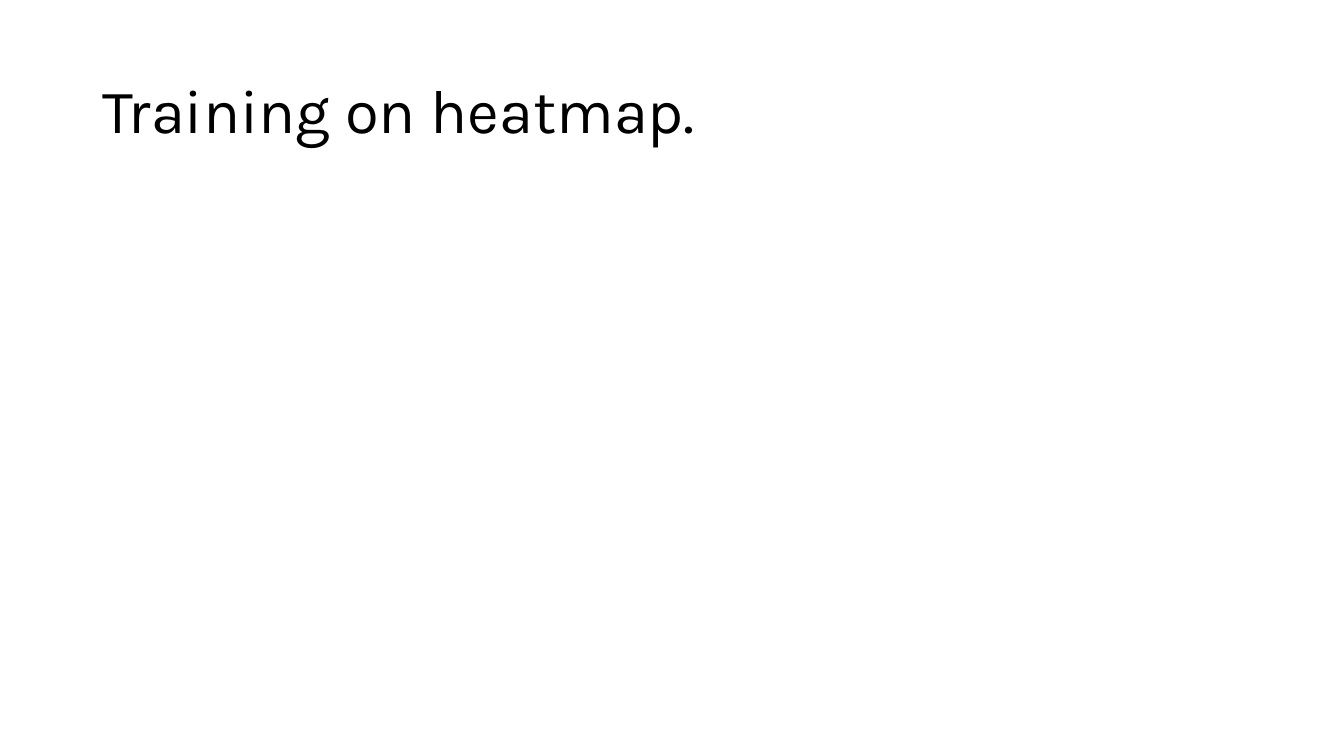
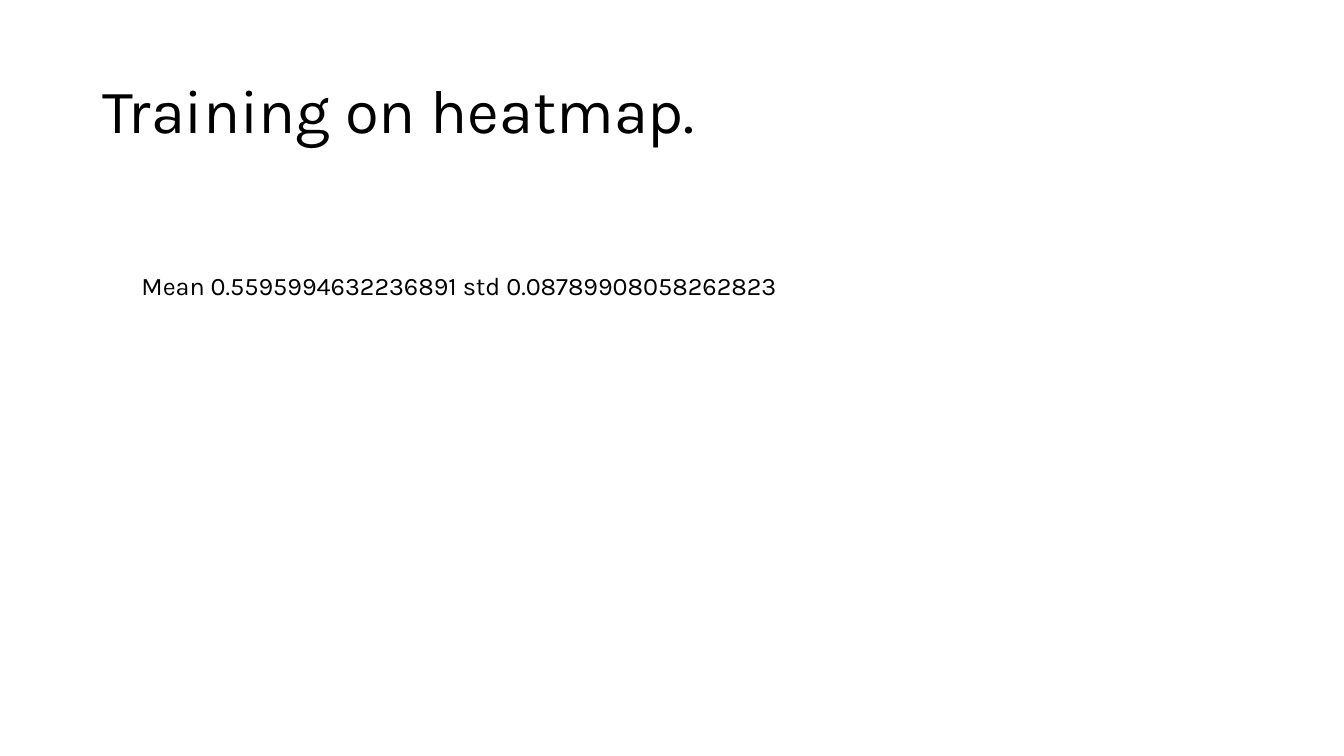
Before and after one commit to Steckdose007/Masterthesis, a slide deck: slide 32 of Interim report 2.pptx. Drawn at 1344x756 pixels with LibreOffice and Linux fonts; fonts in the diff are those of the drawing. Boxes give left, top, right and bottom in pixels: in the first picture for what was removed or moved away, otherwise in the second. Text is boxed around its words. In the diff, an @@ line names an element or a change of style, - is before the commit and + after.

```diff
--- a/Interim report 2.pptx
+++ b/Interim report 2.pptx
@@ text added at bbox=[141, 277, 776, 296], 18 pt, text #000000 @@
+Mean 0.5595994632236891 std 0.08789908058262823
```
Also in this commit, not shown: 4 other files.
